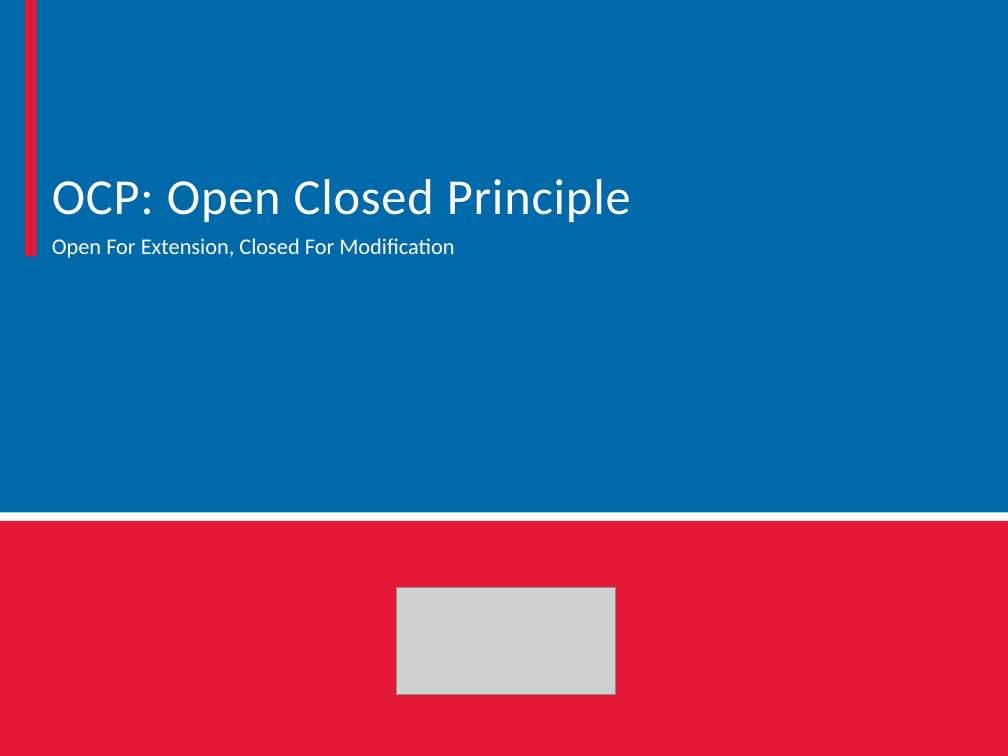
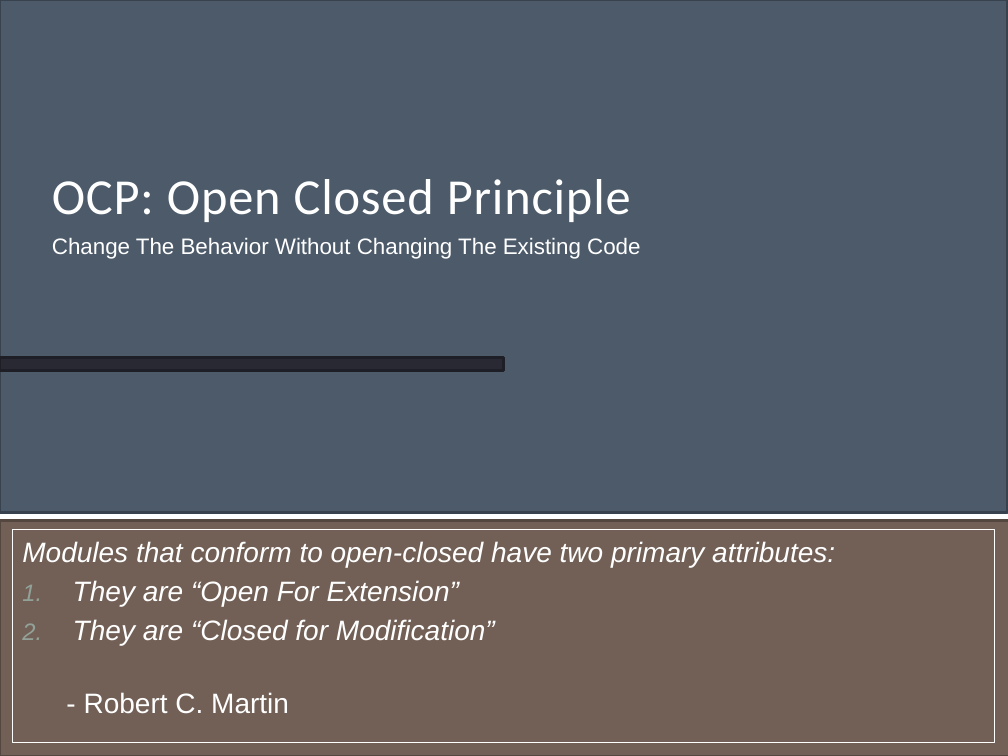
Before and after one commit to mxriverlynn/presentations-and-training, a slide deck: slide 13 of SOLID Principles - Step By Step Code/SOLID Principles Presentation.pptx. Drawn at 1008x756 pixels with LibreOffice and Linux fonts; fonts in the diff are those of the drawing; grey boxes stand for pictures; background and template pictures are left out. Boxes give left, top, right and bottom in pixels: in the first picture for what was removed or moved away, otherwise in the second. Text is boxed around its words. In the diff, an @@ line names an element or a change of style, - is before the commit and + after.

Commit message:
reformatted SOLID slides to a different powerpoint theme. took out a few slides that aren't needed, etc.

```diff
--- a/SOLID Principles - Step By Step Code/SOLID Principles Presentation.pptx
+++ b/SOLID Principles - Step By Step Code/SOLID Principles Presentation.pptx
@@ rectangle at (x1=0, y1=0, x2=1008, y2=512): fill #0069AA to #4C5A6A; outline none to #38434E 2.08 pt @@
@@ rectangle resized from (x1=78, y1=83, x2=1008, y2=108) to (x1=0, y1=0, x2=1008, y2=40) @@
@@ rectangle at (x1=0, y1=0, x2=1008, y2=40): fill #0069AA to #93A299 @@
@@ rectangle removed at (x1=25, y1=0, x2=36, y2=256) @@
@@ rectangle removed at (x1=0, y1=83, x2=70, y2=108) @@
@@ text at (x1=52, y1=238, x2=640, y2=259): text changed; font Calibri to Arial @@
-Open For Extension, Closed For Modification
+Change The Behavior Without Changing The Existing Code
@@ rectangle added at (x1=0, y1=357, x2=504, y2=370), fill #292934, outline #1E1E26 2.08 pt @@
@@ rectangle at (x1=0, y1=521, x2=1008, y2=756): fill #E31937 to #726056; outline none to #544740 2.08 pt @@
@@ rectangle added at (x1=12, y1=529, x2=994, y2=742), outline #FFFFFF 1 pt @@
@@ text added at (x1=22, y1=541, x2=835, y2=714), 20 pt, text #FFFFFF, italic @@
+Modules that conform to open-closed have two primary attributes:
+1. They are “Open For Extension”
+2. They are “Closed for Modification”
+  - Robert C. Martin
@@ picture removed at (x1=397, y1=588, x2=616, y2=695) @@
```
Also in this commit, not shown: 28 other slides changed, 7 slides added, 10 slides removed.
